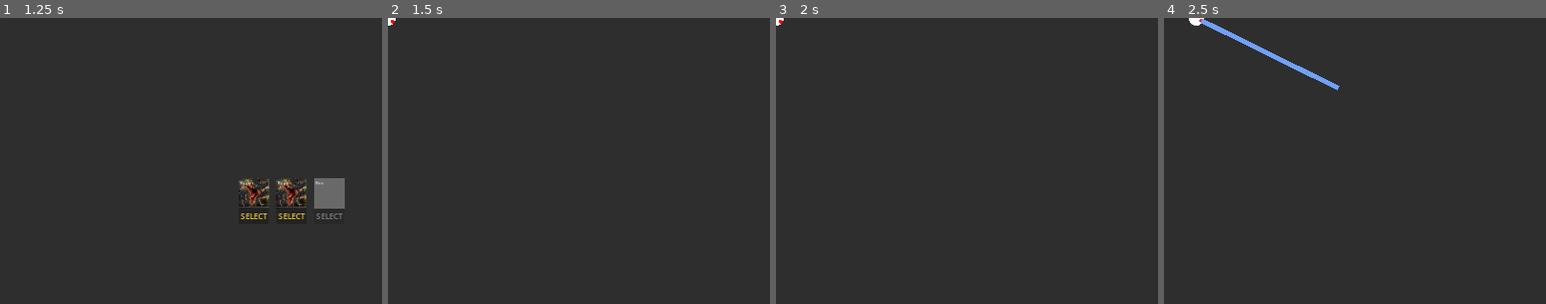
Above: before the commit, frames 1-4 (left to right).
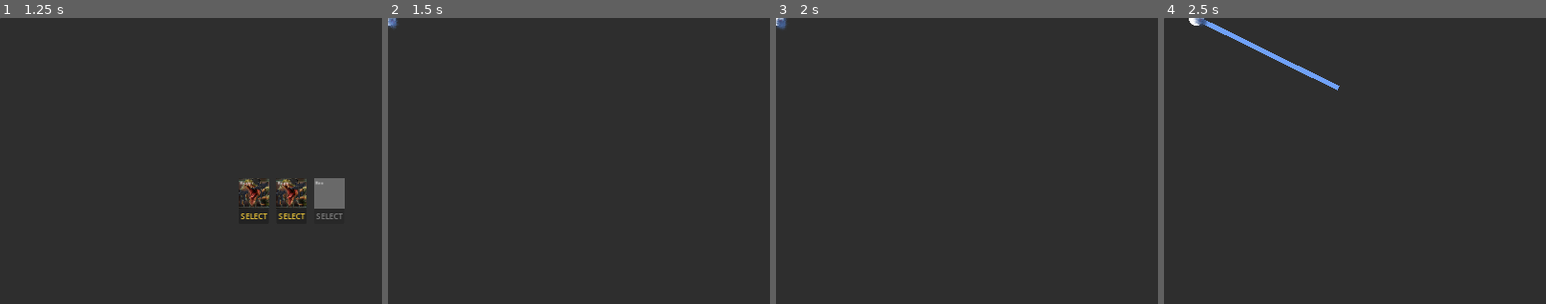
Above: after the commit, the same moments.

Repository: shyft-mike/dinoguns
Game: Godot game, scene res://main.tscn
The game is run twice, just before and just after one commit, with the same random seed, the same clock (stepped at 60 frames per second) and the same inputs.
Inputs (mouse positions are % of the whole screen's width and height, from its top left):
- Up to frame 1 (1.25 s): click "START" at 0.5 s
- Up to frame 2 (1.5 s): click "SELECT" at 1.25 s
- Up to frame 3 (2 s): no input
- Up to frame 4 (2.5 s): tap Enter at 2 s; move the mouse to (72, 45) at 2.02 s; hold D (move_right) from 2.03 s (still down)
The pictures show only the part of the screen within x 0-50%, y 0-50%; the shares and areas given below are measured in that part.

Frame 1 is identical in both runs. In frame 2, less than 0.1% of the frame differs, in the area x 0-3%, y 0-4%; in frame 3, 0.1%; in frame 4, less than 0.1%.

Commit message:
More better laser

Diff:
--- a/laser.gd
+++ b/laser.gd
@@ -21,6 +21,7 @@
 func set_is_casting(value):
 	is_casting = value
 
+	$CPUParticles2D.emitting = is_casting
 	if is_casting:
 		appear()
 	else:
--- a/laser.tscn
+++ b/laser.tscn
@@ -1,6 +1,15 @@
-[gd_scene load_steps=2 format=3 uid="uid://2q1777mommlq"]
+[gd_scene load_steps=5 format=3 uid="uid://2q1777mommlq"]
 
 [ext_resource type="Script" path="res://laser.gd" id="1_kmb20"]
+[ext_resource type="Texture2D" uid="uid://dk24gtai5e5fw" path="res://art/particles/CONFETTI_32x32.png" id="2_jmib6"]
+
+[sub_resource type="Curve" id="Curve_5b1fl"]
+_data = [Vector2(0, 1), 0.0, 0.0, 0, 0, Vector2(0.483517, 1), 0.0, 0.0, 0, 0, Vector2(1, 0), 0.201662, 0.0, 0, 0]
+point_count = 3
+
+[sub_resource type="Gradient" id="Gradient_4q0hf"]
+offsets = PackedFloat32Array(0, 0.476821, 1)
+colors = PackedColorArray(1, 1, 1, 1, 0.258278, 0.258278, 0.258278, 1, 1, 1, 1, 0)
 
 [node name="Laser" type="RayCast2D"]
 target_position = Vector2(320, 0)
@@ -10,3 +19,15 @@
 points = PackedVector2Array(0, 0, 160, 0)
 width = 0.0
 default_color = Color(0.439216, 0.631373, 0.976471, 1)
+
+[node name="CPUParticles2D" type="CPUParticles2D" parent="."]
+modulate = Color(0.439216, 0.631373, 0.976471, 1)
+amount = 4
+lifetime = 0.3
+texture = ExtResource("2_jmib6")
+gravity = Vector2(0, 0)
+initial_velocity_min = 70.0
+initial_velocity_max = 120.0
+orbit_velocity_max = 57.14
+scale_amount_curve = SubResource("Curve_5b1fl")
+color_ramp = SubResource("Gradient_4q0hf")
--- a/screens/character_select/character_select.tscn
+++ b/screens/character_select/character_select.tscn
@@ -14,6 +14,10 @@
 [node name="Background" parent="." instance=ExtResource("2_0as4w")]
 layout_mode = 0
 anchors_preset = 0
+anchor_right = 0.0
+anchor_bottom = 0.0
+grow_horizontal = 1
+grow_vertical = 1
 
 [node name="GridContainer" type="GridContainer" parent="."]
 layout_mode = 1
Binary file added: art/particles/CONFETTI_32x32.png
Not shown, added: art/particles/CONFETTI_32x32.png.import
